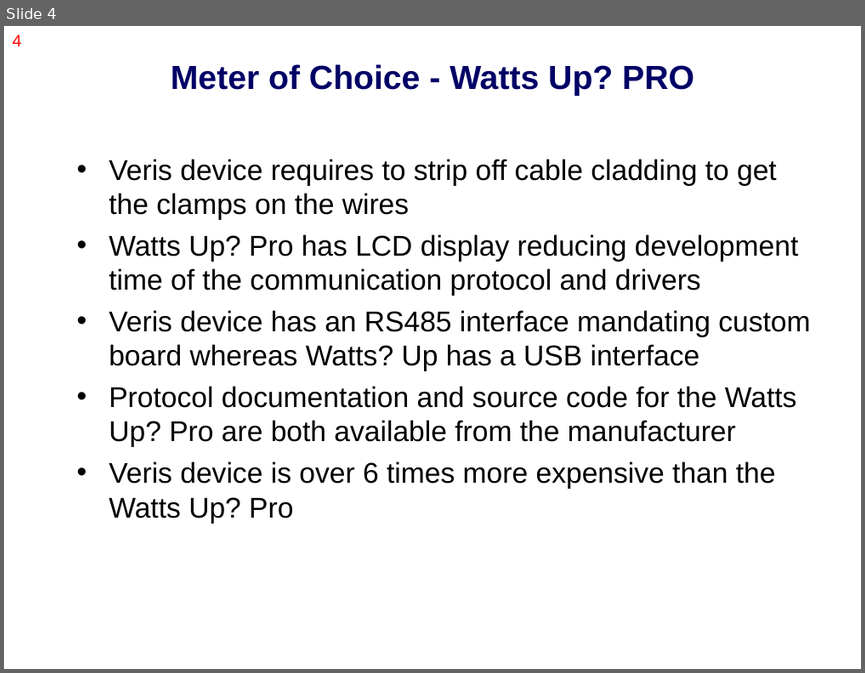
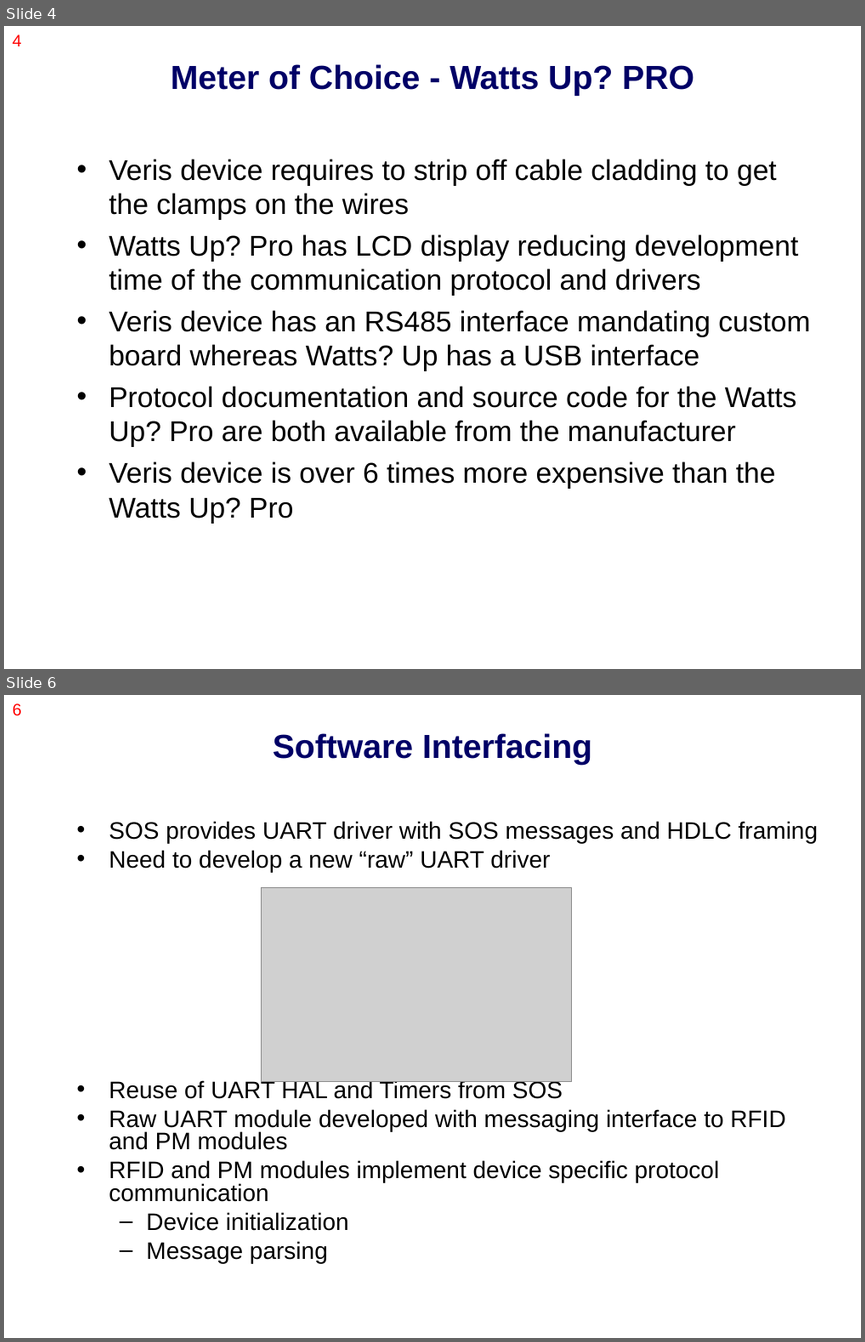
Before and after one commit to nesl/splt, a slide deck: docs/presentation/splt_z.ppt. Shown one above the other, each under a label of ours: slide 4 before the commit, slides 4 and 6 after it; the slides between them are not shown. The pictures are 865x673 and 865x1342 pixels, drawn with LibreOffice and Linux fonts; fonts in the diff are those of the drawing; grey boxes stand for pictures. Boxes give left, top, right and bottom in pixels: in the first picture for what was removed or moved away, otherwise in the second. Text is boxed around its words. In the diff, an @@ line names an element or a change of style, - is before the commit and + after.

```diff
--- a/docs/presentation/splt_z.ppt
+++ b/docs/presentation/splt_z.ppt
@@ slide 6 added at box(4, 695, 861, 1338), background #FFFFFF @@
@@ page number added at box(12, 703, 22, 716), 14 pt, text #FF0000 @@
+6
@@ title added at box(273, 733, 592, 765), 28 pt, text #000066, bold @@
+Software Interfacing
@@ text added at box(109, 821, 817, 1263), 20 pt, text #000000 @@
+• SOS provides UART driver with SOS messages and HDLC framing
+• Need to develop a new “raw” UART driver
+• Reuse of UART HAL and Timers from SOS
+• Raw UART module developed with messaging interface to RFID and PM modules
+• RFID and PM modules implement device specific protocol communication
+  – Device initialization
+  – Message parsing
@@ picture added at box(261, 888, 571, 1082) @@
```
Also in this commit, not shown: 1 slide changed, 2 other slides added.
